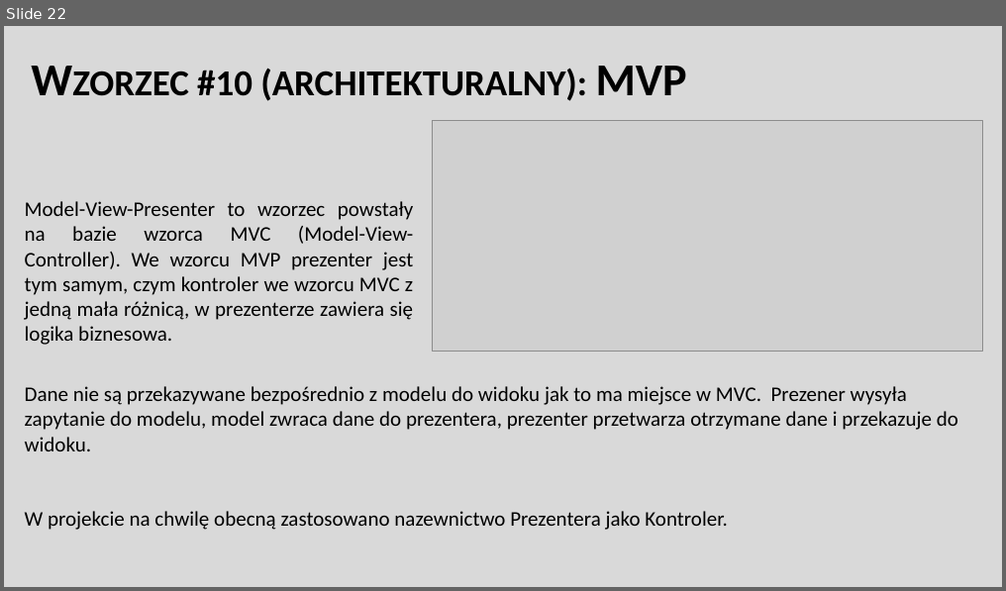
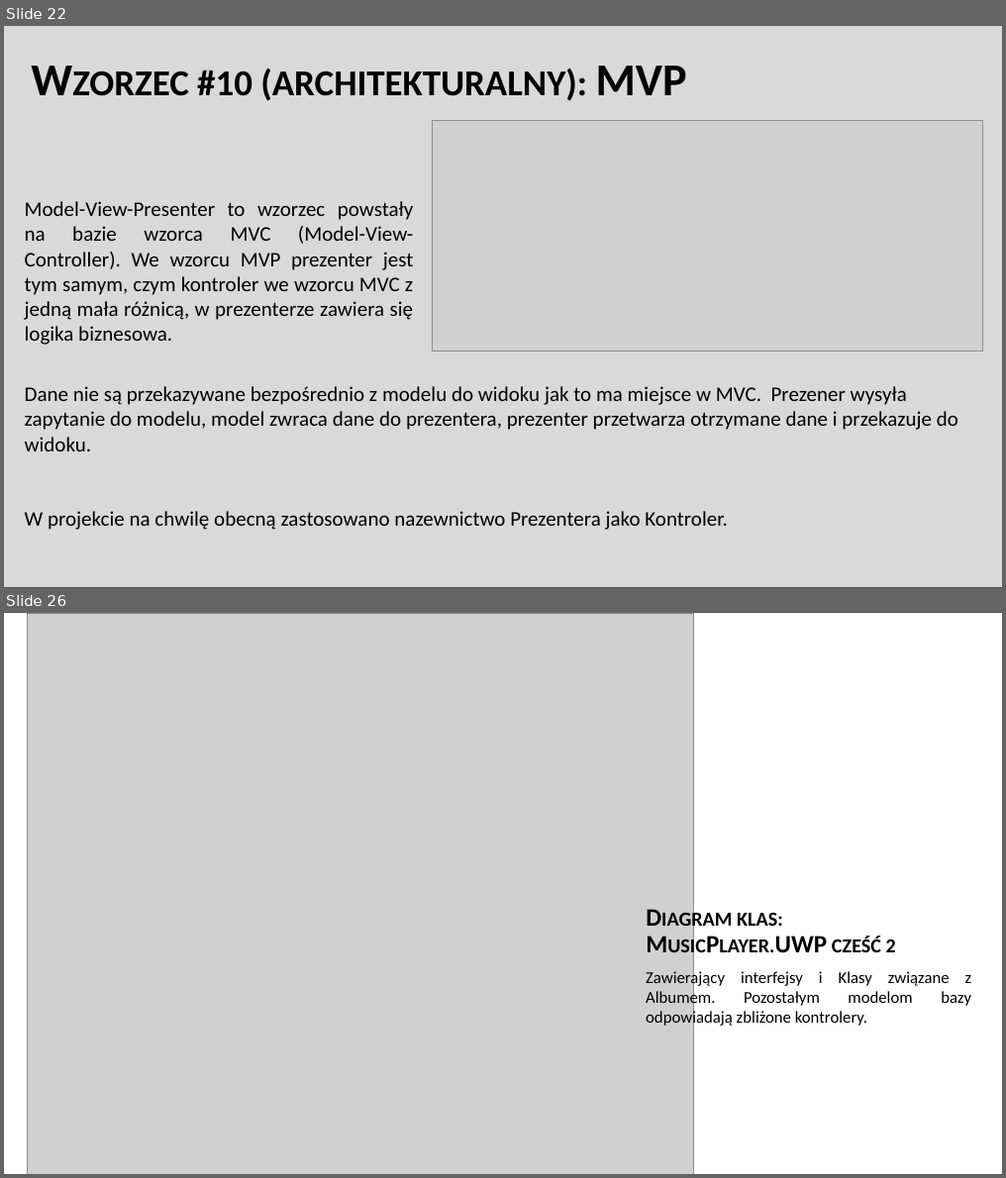
Before and after one commit to adambajguz/MusicPlayer, a slide deck: Documentation - PL/ZTP Dokumentation.pptx. Shown one above the other, each under a label of ours: slide 22 before the commit, slides 22 and 26 after it; the slides between them are not shown. The pictures are 1006x591 and 1006x1178 pixels, drawn with LibreOffice and Linux fonts; fonts in the diff are those of the drawing; grey boxes stand for pictures. Boxes give left, top, right and bottom in pixels: in the first picture for what was removed or moved away, otherwise in the second. Text is boxed around its words. In the diff, an @@ line names an element or a change of style, - is before the commit and + after.

Commit message:
Class diagrams

```diff
--- a/Documentation - PL/ZTP Dokumentation.pptx
+++ b/Documentation - PL/ZTP Dokumentation.pptx
@@ slide 26 added at bbox=[4, 613, 1002, 1174], background #FFFFFF @@
@@ picture added at bbox=[27, 613, 693, 1174] @@
@@ title added at bbox=[737, 912, 896, 954], 24 pt, text #000000, bold, small capitals @@
+Diagram klas:
+MusicPlayer.UWP cześć 2
@@ text added at bbox=[646, 969, 972, 1028], 16 pt, text #000000 @@
+Zawierający interfejsy i Klasy związane z Albumem. Pozostałym modelom bazy odpowiadają zbliżone kontrolery.
```
Also in this commit, not shown: 3 other slides added, 11 other files.
